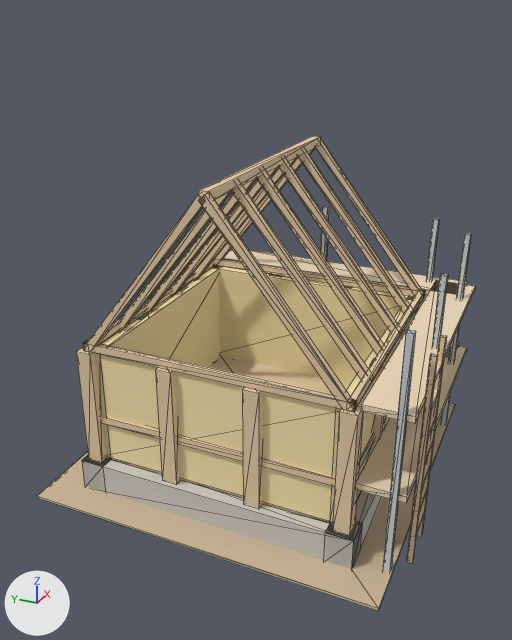
Before and after pictures for a commit that changed the glTF model art/models/buildings/chicken_coop_site_9.glb.
One viewpoint serves both versions: a 50 mm lens placed at (-1.58, -1.79, 1.78), pointed at (0.76, -0.74, 0.61). The axes (+X, +Y, +Z) are drawn at lower left. The lights are the same throughout. The first picture is the older version. Mesh edges are drawn as thin lines. Where no turn or scale is listed for an object, it has been applied to the vertices. Vertices at exactly the same position are counted once.

The first picture shows 'body'.
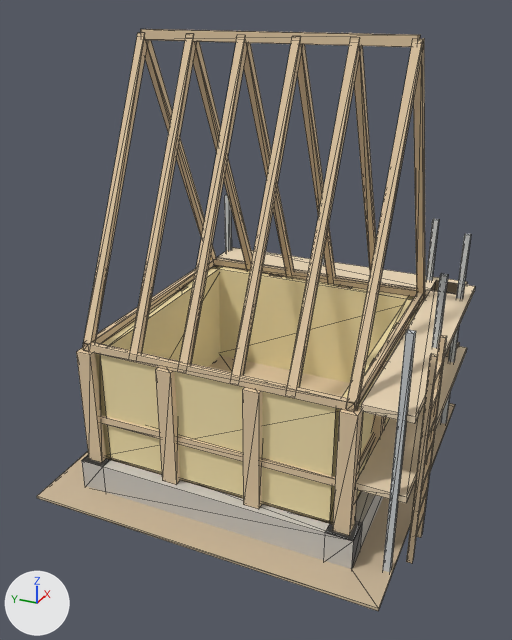
Where the newer file only moved an object's origin or applied its transform, the numbers keep the older frame.

Location of each change, [x1, y1, x2, y2] in pixels of the pictures (512 x 640 px; the box of a moved part takes in the faces that stretch with it):
'body', reshaped (22% taller)
    before: [37, 136, 475, 611]
    after: [37, 29, 475, 611]
part 1 of me_mesh_0, moved or reshaped
    before: [199, 136, 320, 200]
    after: [129, 36, 196, 361]
part 2 of me_mesh_0, moved or reshaped
    before: [193, 157, 298, 280]
    after: [193, 41, 253, 271]
part 3 of me_mesh_0, moved or reshaped
    before: [118, 191, 232, 331]
    after: [178, 38, 247, 373]
part 4 of me_mesh_0, moved or reshaped
    before: [171, 167, 279, 295]
    after: [244, 43, 294, 278]
part 5 of me_mesh_0, moved or reshaped
    before: [232, 181, 369, 380]
    after: [230, 39, 302, 384]
part 6 of me_mesh_0, moved or reshaped
    before: [298, 148, 410, 313]
    after: [297, 44, 336, 285]
part 7 of me_mesh_0, moved or reshaped
    before: [257, 169, 385, 355]
    after: [286, 40, 360, 397]
part 8 of me_mesh_0, moved or reshaped
    before: [279, 158, 398, 333]
    after: [354, 46, 376, 271]
part 9 of me_mesh_0, moved or reshaped
    before: [146, 178, 257, 312]
    after: [140, 29, 420, 47]
part 10 of me_mesh_0, moved or reshaped
    before: [83, 138, 421, 523]
    after: [82, 33, 425, 523]

Patch to the scene script:
```diff
--- a/art/models/buildings/chicken_coop_site_9.glb.py
+++ b/art/models/buildings/chicken_coop_site_9.glb.py
@@ me_mesh_0 @@
 # used by ob_body; location = (0.243, -0.095, 0.0)
-me_mesh_0.from_pydata(...)  # 512 vertices, 780 faces; spans x -0.14..1.46, y -1.41..0.0, z 0.0..1.24
+me_mesh_0.from_pydata(...)  # 510 vertices, 780 faces; spans x -0.14..1.46, y -1.42..0.0, z 0.0..1.67
+# me_mesh_0 part 1: the loose piece of 8 vertices spanning x 0.04..1.04, y -0.7..-0.67, z 1.21..1.24 is turned -64.5 degrees about the y axis through its middle and scaled by 1.16, then moved by (-0.25, 0.3, -0.1)
+# me_mesh_0 part 2: the loose piece of 8 vertices spanning x 0.82..0.85, y -0.7..-0.17, z 0.59..1.23 is multiplied about its middle by the matrix ((0.0, 1.412, 0.331), (-1.45, 0.0, 0.0), (0.0, -0.331, 1.412)), then moved by (-0.05, 0.05, 0.21)
+# me_mesh_0 part 3: the loose piece of 8 vertices spanning x 0.22..0.25, y -0.7..-0.17, z 0.59..1.23 is multiplied about its middle by the matrix ((0.0, -1.412, -0.331), (1.45, 0.0, 0.0), (0.0, -0.331, 1.412)), then moved by (0.05, -0.15, 0.21)
+# me_mesh_0 part 4: the loose piece of 8 vertices spanning x 0.62..0.65, y -0.7..-0.17, z 0.59..1.23 is multiplied about its middle by the matrix ((0.0, 1.412, 0.331), (-1.45, 0.0, 0.0), (0.0, -0.331, 1.412)), then moved by (0.15, -0.15, 0.21)
+# me_mesh_0 part 5: the loose piece of 8 vertices spanning x 0.22..0.25, y -1.2..-0.67, z 0.59..1.23 is multiplied about its middle by the matrix ((0.0, 1.412, -0.331), (-1.45, 0.0, 0.0), (0.0, 0.331, 1.412)), then moved by (0.05, 0.15, 0.21)
+# me_mesh_0 part 6: the loose piece of 8 vertices spanning x 0.82..0.85, y -1.2..-0.67, z 0.59..1.23 is multiplied about its middle by the matrix ((0.0, -1.412, 0.331), (1.45, 0.0, 0.0), (0.0, 0.331, 1.412)), then moved by (-0.05, 0.15, 0.21)
+# me_mesh_0 part 7: the loose piece of 8 vertices spanning x 0.42..0.45, y -1.2..-0.67, z 0.59..1.23 is multiplied about its middle by the matrix ((0.0, 1.412, -0.331), (-1.45, 0.0, 0.0), (0.0, 0.331, 1.412)), then moved by (-0.15, -0.05, 0.21)
+# me_mesh_0 part 8: the loose piece of 8 vertices spanning x 0.62..0.65, y -1.2..-0.67, z 0.59..1.23 is multiplied about its middle by the matrix ((0.0, -1.412, 0.331), (1.45, 0.0, 0.0), (0.0, 0.331, 1.412)), then moved by (0.15, -0.05, 0.21)
+# me_mesh_0 part 9: the loose piece of 8 vertices spanning x 0.42..0.45, y -0.7..-0.17, z 0.59..1.23 is turned 51.3 degrees about the x axis through its middle and scaled by 1.25, then moved by (0.1, -0.25, 0.74)
+# me_mesh_0 part 10
+# 26 vertices are removed from x 0.02..1.05, y -1.2..-0.17, z 0.13..1.23
+# 55 faces are deleted
+# 10 vertices are added at x 0.02..1.05, y -1.2..-0.17, z 0.59..1.66
+# 6 new vertices lie (0.5, 0.0, 1.05) away from vertices in x 0.02..0.05, y -1.2..-0.17, z 0.59..0.61
+# 8 new vertices lie (-0.5, 0.0, 1.05) away from vertices in x 1.02..1.05, y -1.2..-0.17, z 0.59..0.61
+# 55 new faces join them, mat_wall
 me_mesh_0.materials.append(mat_paint)
```
